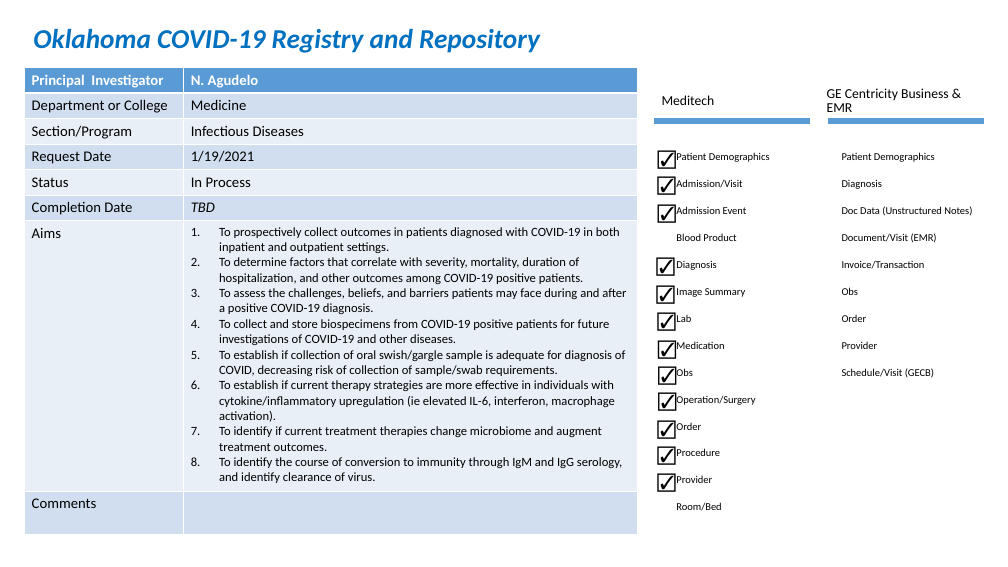
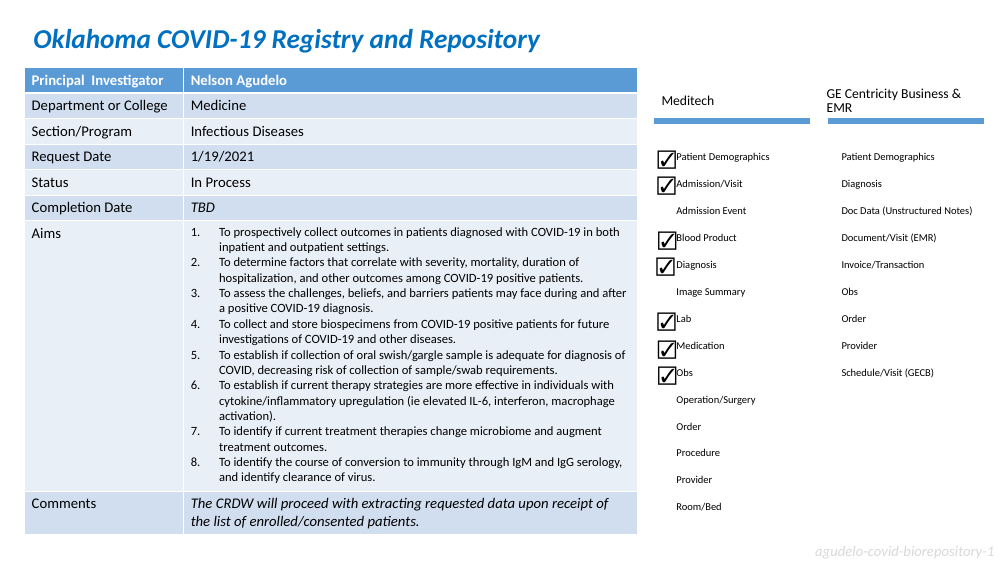
Before and after one commit to OuhscBbmc/prairie-outpost-public, a slide deck: slide 25 of publications/presentation-2021-02-aac/crdw-2021-02.pptx. Drawn at 1008x567 pixels with LibreOffice and Linux fonts; fonts in the diff are those of the drawing. Boxes give left, top, right and bottom in pixels: in the first picture for what was removed or moved away, otherwise in the second. Text is boxed around its words. In the diff, an @@ line names an element or a change of style, - is before the commit and + after.

```diff
--- a/publications/presentation-2021-02-aac/crdw-2021-02.pptx
+++ b/publications/presentation-2021-02-aac/crdw-2021-02.pptx
@@ table at [24,67,637,533] @@
-row 1, column 2: N. Agudelo
+row 1, column 2: Nelson Agudelo
-row 8, column 2: 
+row 8, column 2: The CRDW will proceed with extracting requested data upon receipt of the list of enrolled/consented patients.
@@ text "☑": place and size @@
-text "☑" at [650,197,683,228]
+text "☑" at [650,225,683,255]
@@ text removed at [649,278,681,308] @@
-☑
@@ text removed at [650,385,683,415] @@
-☑
@@ text removed at [650,413,682,443] @@
-☑
@@ text removed at [650,439,682,470] @@
-☑
@@ text removed at [650,466,682,496] @@
-☑
@@ text added at [815,543,994,561], 14 pt, text #D9D9D9, italic @@
+agudelo-covid-biorepository-1
```
Also in this commit, not shown: 25 other slides changed, 1 slide removed.
